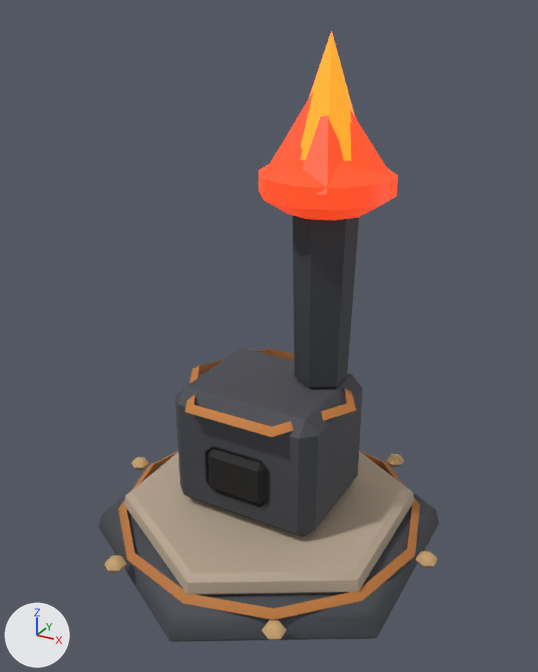
One commit to the glTF model assets/3d/tours/nains-4.glb: the scene before it, then after it.
Before and after are seen from a 50 mm camera at (0.732, -1.334, 1.197) aimed at (0.007, -0.017, 0.539). The axes (+X, +Y, +Z) are drawn at lower left. The lights are the same throughout. The picture after the commit comes second. Where no turn or scale is listed for an object, it has been applied to the vertices. Vertices at exactly the same position are counted once.

Names of what the first picture shows: 'FeuMilieu', 'Flamme_lueur', 'nains_4_peint'.
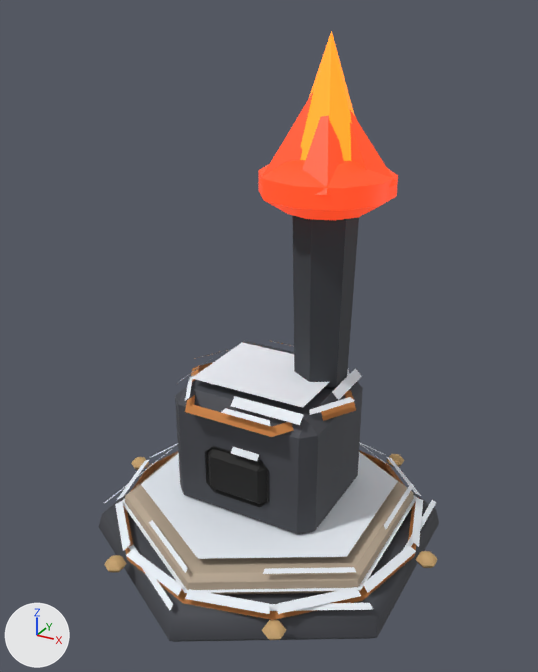
Scene script edits in JSON lines:
```json
{"block": "me_cercle", "where": "# used by ob_nains_4_peint; location = (0.0, 0.0, 0.4)"}
{"op": "remove", "block": "me_cercle", "code": "me_cercle.from_pydata(...)  # 294 vertices, 544 faces; spans x -0.422..0.422, y -0.426..0.426, z -0.4..0.42"}
{"op": "add", "block": "me_cercle", "code": "me_cercle.from_pydata(...)  # 460 vertices, 630 faces; spans x -0.422..0.422, y -0.426..0.426, z -0.4..0.441"}
{"block": "me_cercle", "change": "me_cercle part 1: 108 vertices added at x -0.377..0.377, y -0.412..0.412, z -0.32..-0.259"}
{"block": "me_cercle", "change": "me_cercle part 2: 52 vertices added at x -0.211..0.211, y -0.185..0.185, z -0.084..0.041"}
{"block": "me_cercle", "change": "other edits to the shape of me_cercle do not show in these pictures"}
```

Changed parts and their boxes (x1, y1, x2, y2) in the pictures (538 x 672 px):
```json
{"part": 1, "of": "me_cercle", "change": "added", "after": [105, 443, 436, 614]}
{"part": 2, "of": "me_cercle", "change": "added", "after": [179, 341, 362, 461]}
```
